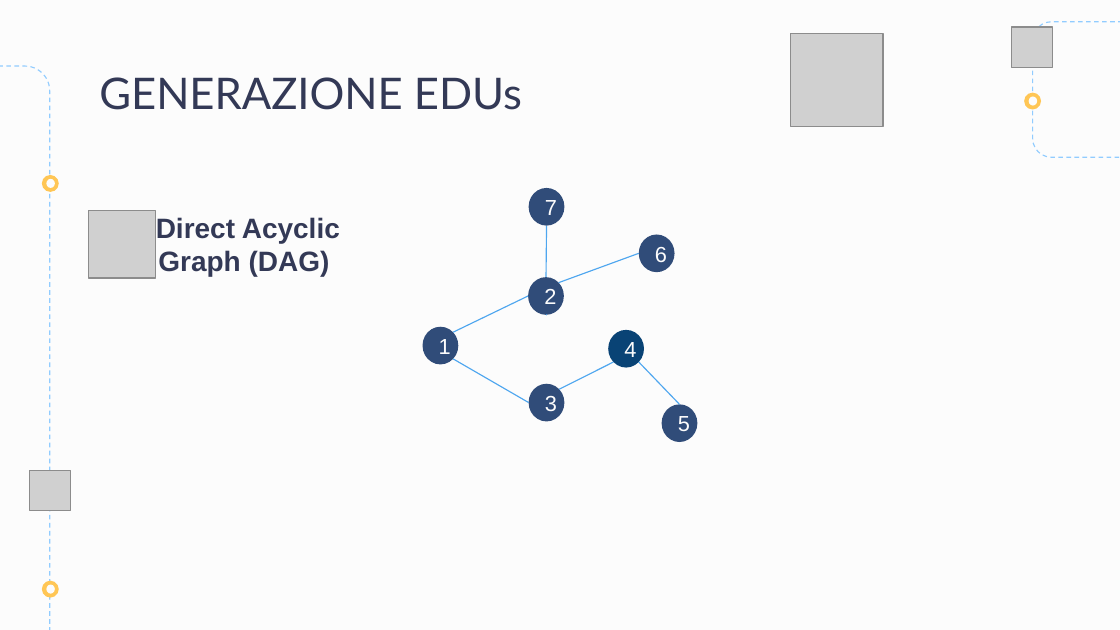
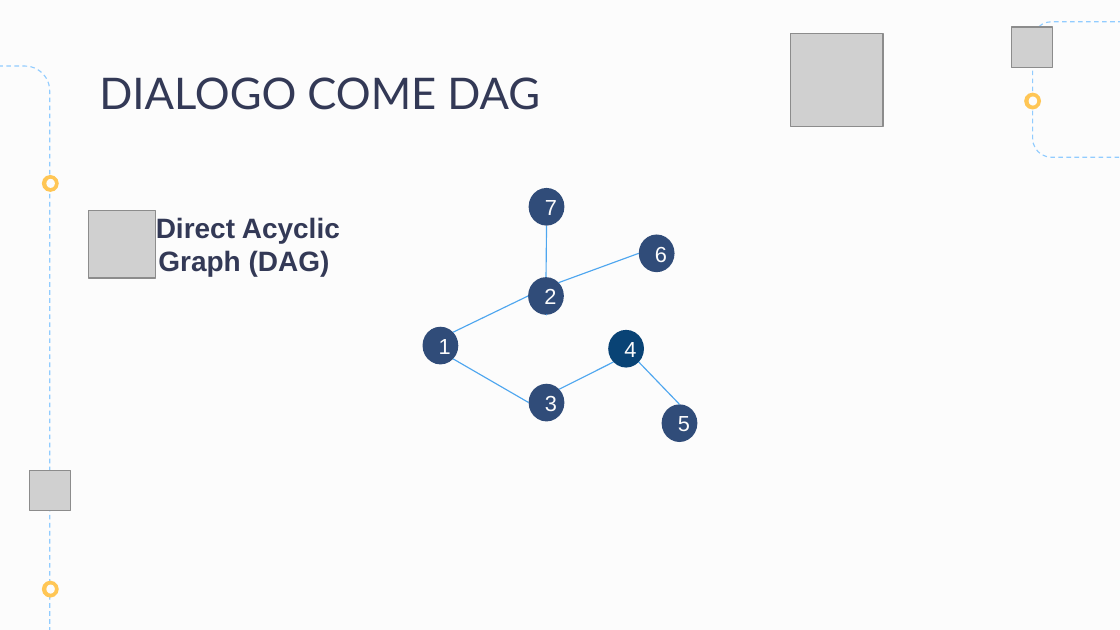
Before and after one commit to francesco-giorgione/DataAugmentation, a slide deck: slide 10 of presentazioneDA.pptx. Drawn at 1120x630 pixels with LibreOffice and Linux fonts; fonts in the diff are those of the drawing; grey boxes stand for pictures. Boxes give left, top, right and bottom in pixels: in the first picture for what was removed or moved away, otherwise in the second. Text is boxed around its words. In the diff, an @@ line names an element or a change of style, - is before the commit and + after.

```diff
--- a/presentazioneDA.pptx
+++ b/presentazioneDA.pptx
@@ title at box(99, 77, 540, 110): text changed @@
-GENERAZIONE EDUs
+DIALOGO COME DAG
```
Also in this commit, not shown: 5 other slides changed, 2 slides added.
